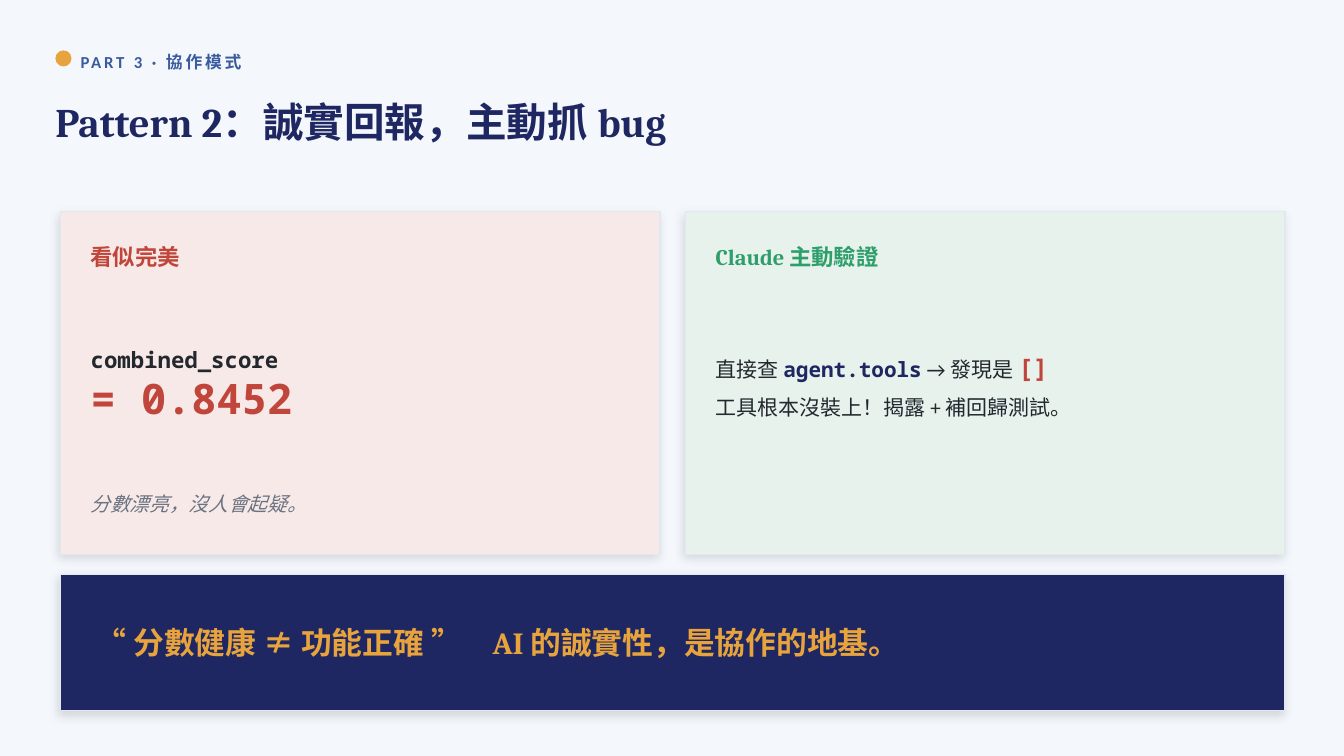
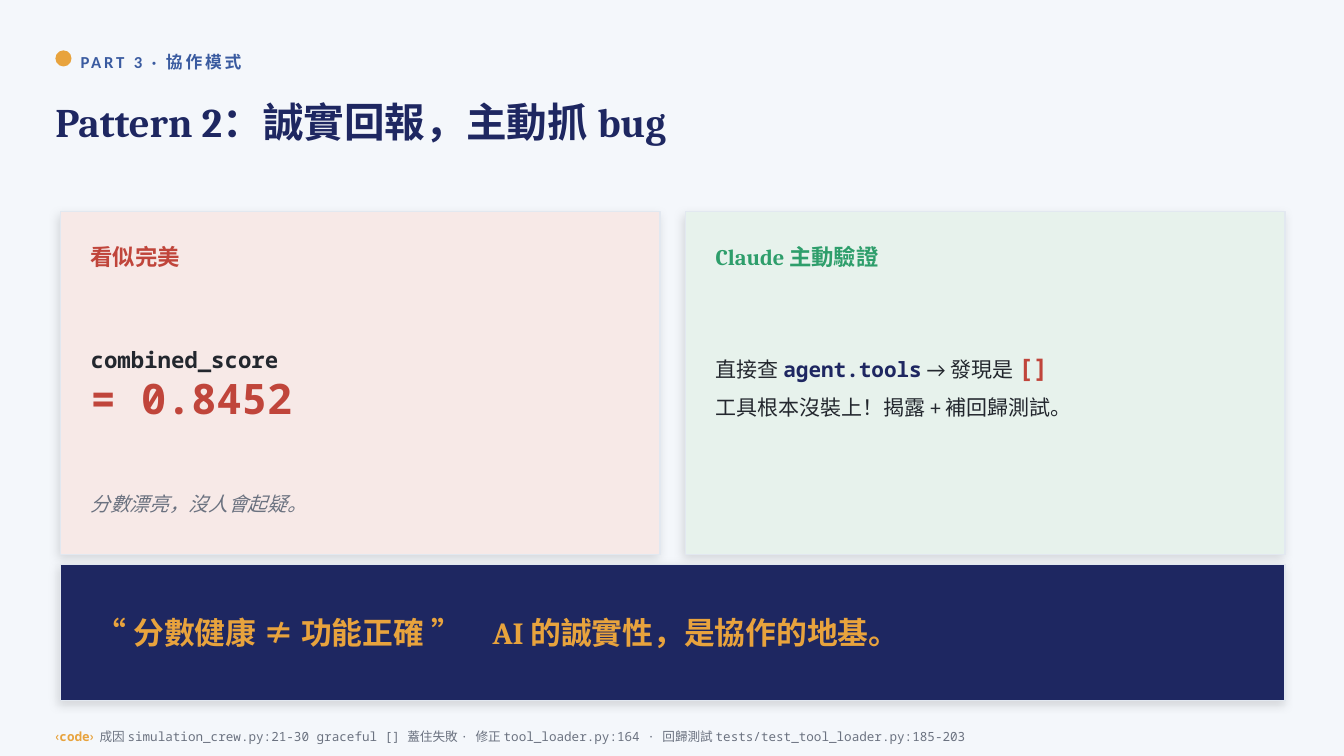
Before and after one commit to yuchieh/AgentSocietyChallenge_OpenEvolve, a slide deck: slide 15 of docs/slides/三層協作工作流_教學投影片.pptx. Drawn at 1344x756 pixels with LibreOffice and Linux fonts; fonts in the diff are those of the drawing. Boxes give left, top, right and bottom in pixels: in the first picture for what was removed or moved away, otherwise in the second. Text is boxed around its words. In the diff, an @@ line names an element or a change of style, - is before the commit and + after.

```diff
--- a/docs/slides/三層協作工作流_教學投影片.pptx
+++ b/docs/slides/三層協作工作流_教學投影片.pptx
@@ rectangle: place and size @@
-rectangle at box(60, 575, 1286, 711)
+rectangle at box(60, 565, 1286, 701)
@@ text "“ 分數健康 ≠ 功能正確 ” ...": place and size @@
-text "“ 分數健康 ≠ 功能正確 ” ..." at box(133, 627, 899, 658)
+text "“ 分數健康 ≠ 功能正確 ” ..." at box(133, 617, 899, 648)
@@ text added at box(55, 730, 966, 744), 9 pt, text #6B7280 @@
+‹code› 成因 simulation_crew.py:21-30 graceful [] 蓋住失敗 · 修正 tool_loader.py:164 · 回歸測試 tests/test_tool_loader.py:185-203
```
Also in this commit, not shown: 25 other slides changed, 3 other files.
